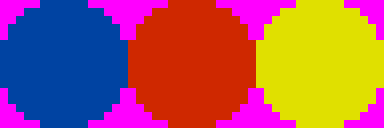
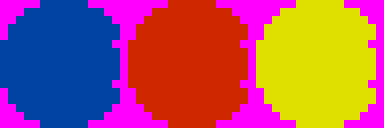
Comparing the layer stacks of the two (384, 128) images. Changes:
painted on "Layer #1" over [112, 40, 384, 88]
